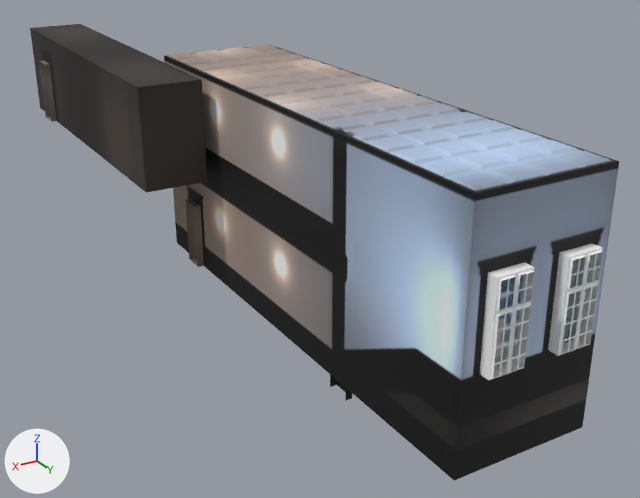
An edit to the glTF model src/assets/room.glb, drawn before and after from the same camera.
One viewpoint serves both versions: a 50 mm lens placed at (12.9, 28.4, 12.6), pointed at (-0.4, 6.1, 1.5). Arrows for +X, +Y and +Z are at lower left; the lights stay in place. Vertices at the same position are counted once.

The scene before the commit, as lines of its bpy script (objects in view):
```python
me_ceiling = bpy.data.meshes.new('ceiling')
me_ceiling.from_pydata(...)  # 1009 vertices, 1944 faces; spans x -2.0..2.0, y 0.0..16.0, z 3.2..6.8
me_ceiling.materials.append(mat_base_room)
me_door = bpy.data.meshes.new('door')
me_door.from_pydata(...)  # 160 vertices, 240 faces; spans x 1.75..2.2, y 1.3..2.7, z 0.0..6.2
me_door.materials.append(mat_base_room)
me_room = bpy.data.meshes.new('room')
me_room.from_pydata(...)  # 42 vertices, 54 faces; spans x -2.0..2.2, y 0.0..16.0, z 0.0..6.8
me_room.materials.append(mat_base_room)
me_window = bpy.data.meshes.new('window')
me_window.from_pydata(...)  # 442 vertices, 688 faces; spans x -1.8..1.8, y 15.85..16.36, z 2.6..5.3
me_window.materials.append(mat_base_room)
ob_ceiling = bpy.data.objects.new('ceiling', me_ceiling)
ob_ceiling.location = (0.0, 0.0, 0.0)
ob_door = bpy.data.objects.new('door', me_door)
ob_door.location = (0.0, 0.0, 0.0)
ob_room = bpy.data.objects.new('room', me_room)
ob_room.location = (0.0, 0.0, 0.0)
ob_window = bpy.data.objects.new('window', me_window)
ob_window.location = (0.0, 0.0, 0.0)
# also in view: 'hallway' at (3.4, -2.0, 5.2)
```
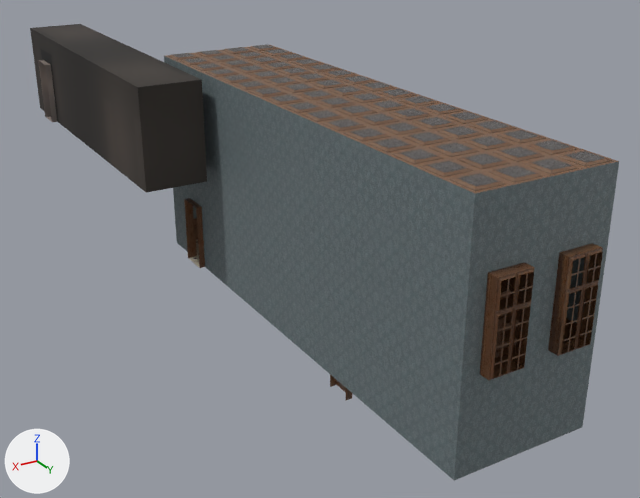
The change, as a list of edits to the scene's bpy script:
```text
Add mat_wood:
    mat_wood = bpy.data.materials.new('wood')
    # uses the picture img_wood_color
    # uses the picture img_wood_roughness
Add mat_wall:
    mat_wall = bpy.data.materials.new('wall')
    # uses the picture img_wall_color
    # uses the picture img_wall_roughness
Add mat_ceiling:
    mat_ceiling = bpy.data.materials.new('ceiling')
    # uses the picture img_ceiling_color
    # uses the picture img_ceiling_normal
    # uses the picture img_ceiling_roughness
Add mat_floor:
    mat_floor = bpy.data.materials.new('floor')
    # uses the picture img_floor_color
    # uses the picture img_floor_normal
    # uses the picture img_floor_roughness
Change me_room:
    remove me_room.from_pydata(...)  # 42 vertices, 54 faces; spans x -2.0..2.2, y 0.0..16.0, z 0.0..6.8
    add me_room.from_pydata(...)  # 34 vertices, 40 faces; spans x -2.0..2.0, y 0.0..16.0, z 0.0..6.8
    me_room part 2
    10 vertices are removed from x 2.0..2.2, y 1.6..2.4, z 0.0..3.6
    22 faces are deleted
    4 vertices move from x 2.0, y 1.6..2.4, z 5.8..6.8 to x 2.0, y 1.5..2.5, z 5.8..6.8
    6 vertices are added at (2.0, 2.5, 0.0), (2.0, 1.5, 0.0), (2.0, 2.5, 3.6), (2.0, 1.5, 3.6), (2.0, 2.5, 2.2), (2.0, 1.5, 2.2)
    10 new faces join them
    me_room part 3: 30 faces spanning x -2.0..2.0, y 0.0..16.0, z 0.0..6.8 switch from mat_base_room to mat_wall
Change me_ceiling:
    where me_ceiling.from_pydata(...)  # 1009 vertices, 1944 faces; spans x -2.0..2.0, y 0.0..16.0, z 3.2..6.8
    remove me_ceiling.materials.append(mat_base_room)
    me_ceiling part 1: texture (UV) coordinates of 1944 of 1944 faces, centred in x -2.0..2.0, y 0.0..16.0, z 3.2..6.8, changed; they spanned u 0.0..1.0, v 0.0..1.0 and now span u 0.0..0.5, v 0.0..1.0
    add me_ceiling.materials.append(mat_ceiling)
Change me_window:
    where me_window.from_pydata(...)  # 442 vertices, 688 faces; spans x -1.8..1.8, y 15.85..16.36, z 2.6..5.3
    remove me_window.materials.append(mat_base_room)
    me_window part 4: texture (UV) coordinates of 688 of 688 faces, centred in x -1.8..1.8, y 15.85..16.36, z 2.6..5.3, changed; they spanned u 0.0..1.0, v 0.0..1.0 and now span u 0.17..0.99, v 0.01..0.93
    add me_window.materials.append(mat_wood)
Add ob_floor:
    ob_floor = bpy.data.objects.new('floor', me_floor)  # 16 vertices, 12 faces; spans x -2.0..2.2, y 0.0..16.0, z 0.0..3.6
    ob_floor.location = (0.0, 0.0, 0.0)
```

Changed parts and their boxes [x1, y1, x2, y2] in the pictures (640 x 498 px):
'ceiling', recoloured, surface changed: [166, 45, 618, 193] in both
'window', recoloured, surface changed (grey to brown): [480, 243, 603, 380] in both
'floor', added: after [189, 239, 200, 268]
part 2 of me_room, cut back: [164, 56, 475, 480] in both
part 3 of me_room, recoloured: [194, 161, 619, 480] in both
